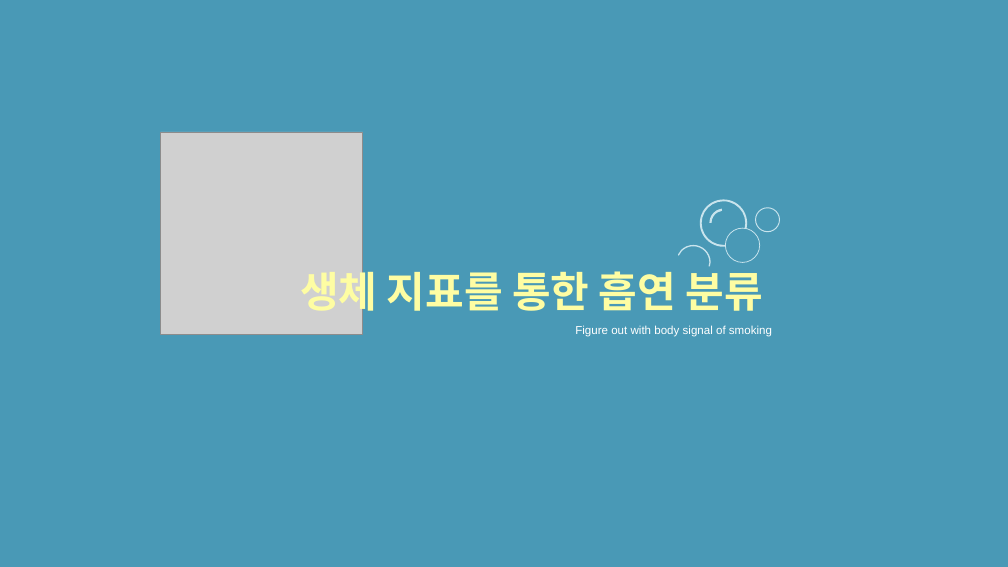
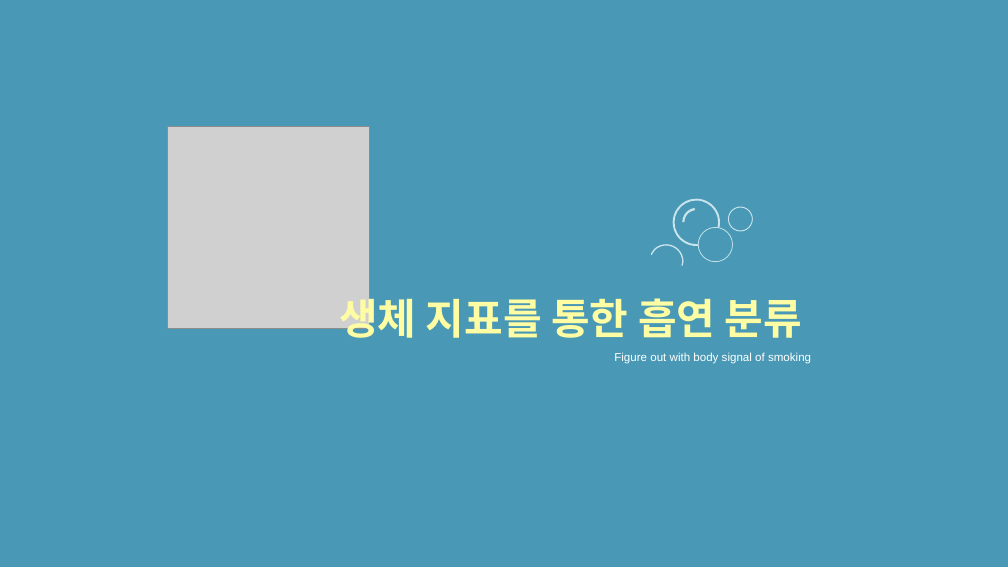
Before and after one commit to devseungil/ML-Project, a slide deck: slide 1 of ML Project.pptx. Drawn at 1008x567 pixels with LibreOffice and Linux fonts; fonts in the diff are those of the drawing; grey boxes stand for pictures. Boxes give left, top, right and bottom in pixels: in the first picture for what was removed or moved away, otherwise in the second. Text is boxed around its words. In the diff, an @@ line names an element or a change of style, - is before the commit and + after.

```diff
--- a/ML Project.pptx
+++ b/ML Project.pptx
@@ picture: place and size @@
-picture at (161,132,363,334)
+picture at (167,126,369,328)
@@ 2 donuts, 1 ellipse, 1 arch (boxed as its full ring), 1 freeform shape: place and size @@
-2 donuts, 1 ellipse, 1 arch (boxed as its full ring), 1 freeform shape at (678,200,780,266)
+2 donuts, 1 ellipse, 1 arch (boxed as its full ring), 1 freeform shape at (651,199,753,265)
@@ text "생체 지표를 통한 흡연 분류": place and size @@
-text "생체 지표를 통한 흡연 분류" at (300,265,772,337)
+text "생체 지표를 통한 흡연 분류" at (339,292,811,364)
```
Also in this commit, not shown: 1 other slide changed, 1 other file.
